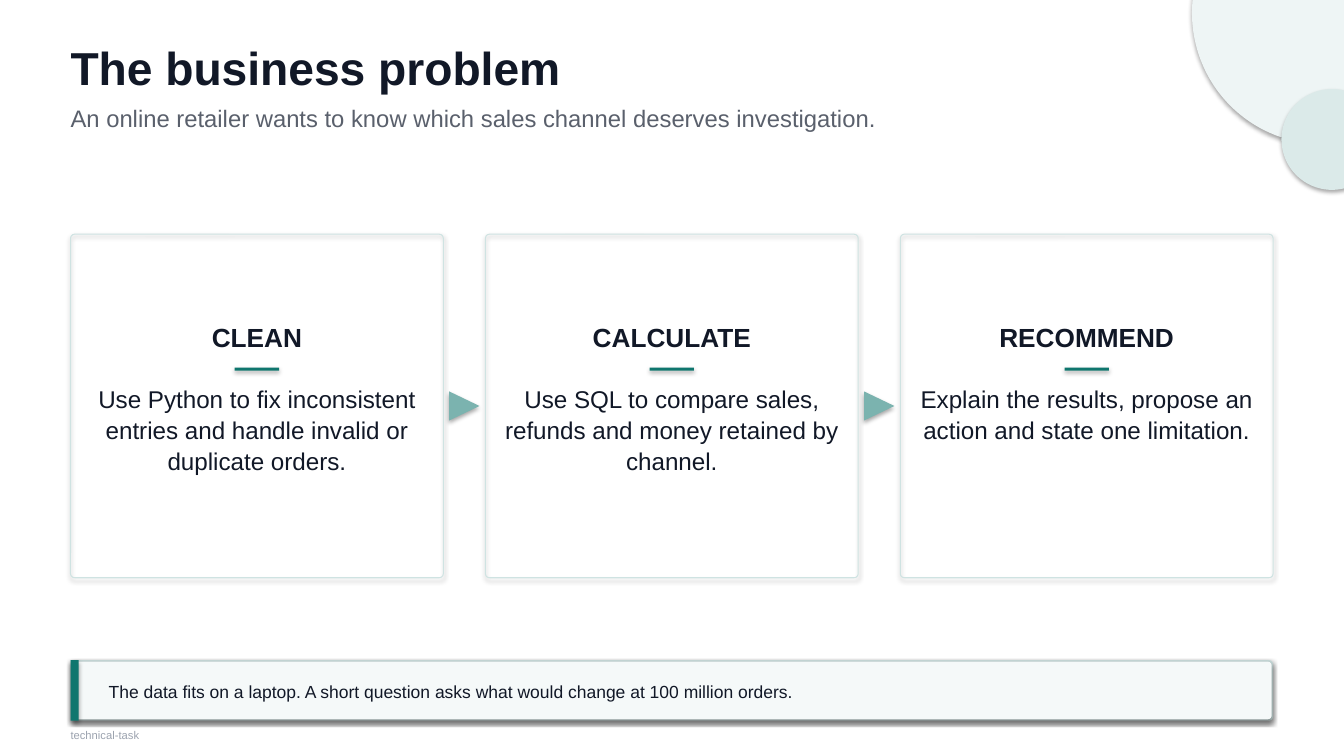
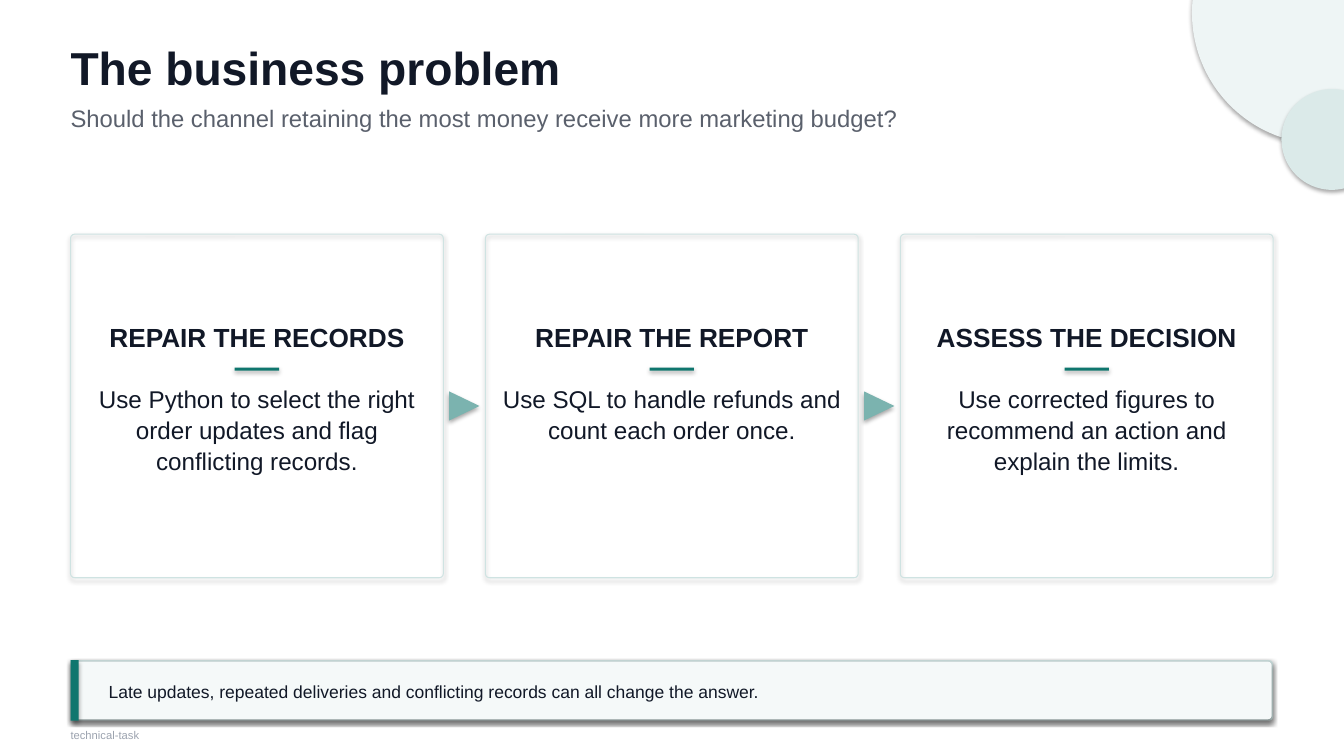
Before and after one commit to Jasonada13/ai-solutions-intern-task, a slide deck: slide 2 of docs/technical-task.pptx. Drawn at 1344x756 pixels with LibreOffice and Linux fonts; fonts in the diff are those of the drawing. Boxes give left, top, right and bottom in pixels: in the first picture for what was removed or moved away, otherwise in the second. Text is boxed around its words. In the diff, an @@ line names an element or a change of style, - is before the commit and + after.

Commit message:
Replace cleaning exercise with advanced report investigation

```diff
--- a/docs/technical-task.pptx
+++ b/docs/technical-task.pptx
@@ text at bbox=[71, 109, 897, 132]: text changed @@
-An online retailer wants to know which sales channel deserves investigation.
+Should the channel retaining the most money receive more marketing budget?
@@ text at bbox=[109, 328, 404, 348]: text changed @@
-CLEAN
+REPAIR THE RECORDS
@@ text at bbox=[535, 328, 808, 348]: text changed @@
-CALCULATE
+REPAIR THE REPORT
@@ text at bbox=[937, 328, 1237, 348]: text changed @@
-RECOMMEND
+ASSESS THE DECISION
@@ text at bbox=[99, 390, 415, 475]: text changed @@
-Use Python to fix inconsistent entries and handle invalid or duplicate orders.
+Use Python to select the right order updates and flag conflicting records.
@@ text at bbox=[503, 390, 840, 440]: text changed @@
-Use SQL to compare sales, refunds and money retained by channel.
+Use SQL to handle refunds and count each order once.
@@ text at bbox=[947, 390, 1226, 475]: text changed @@
-Explain the results, propose an action and state one limitation.
+Use corrected figures to recommend an action and explain the limits.
@@ text at bbox=[109, 685, 758, 702]: text changed @@
-The data fits on a laptop. A short question asks what would change at 100 million orders.
+Late updates, repeated deliveries and conflicting records can all change the answer.
```
Also in this commit, not shown: 5 other slides changed, 13 other files.
